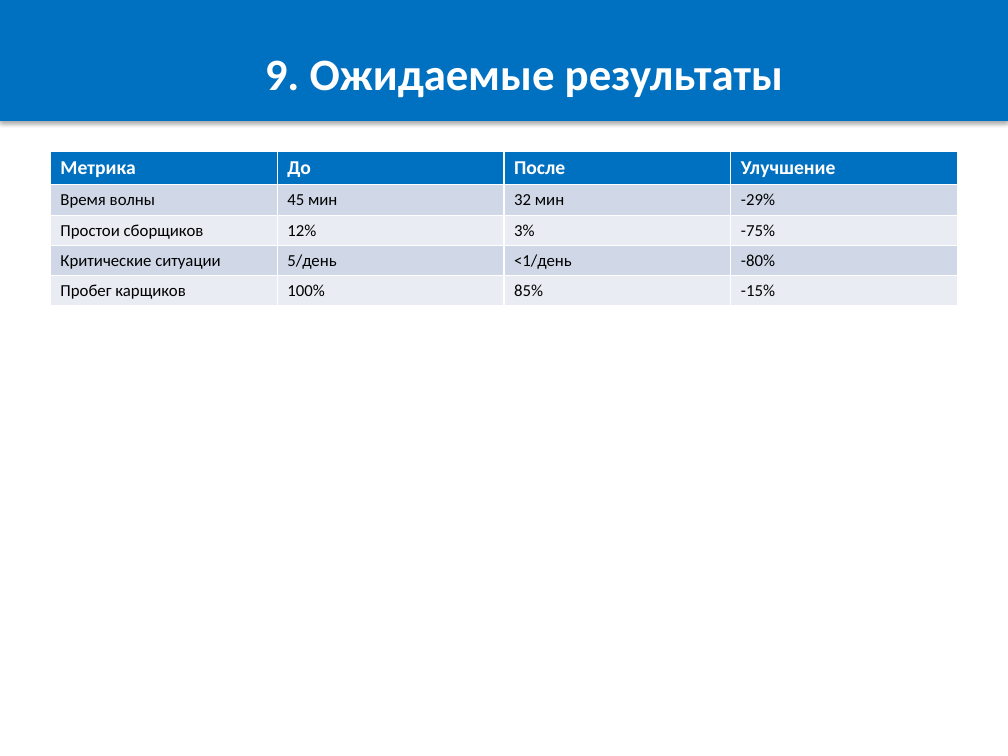
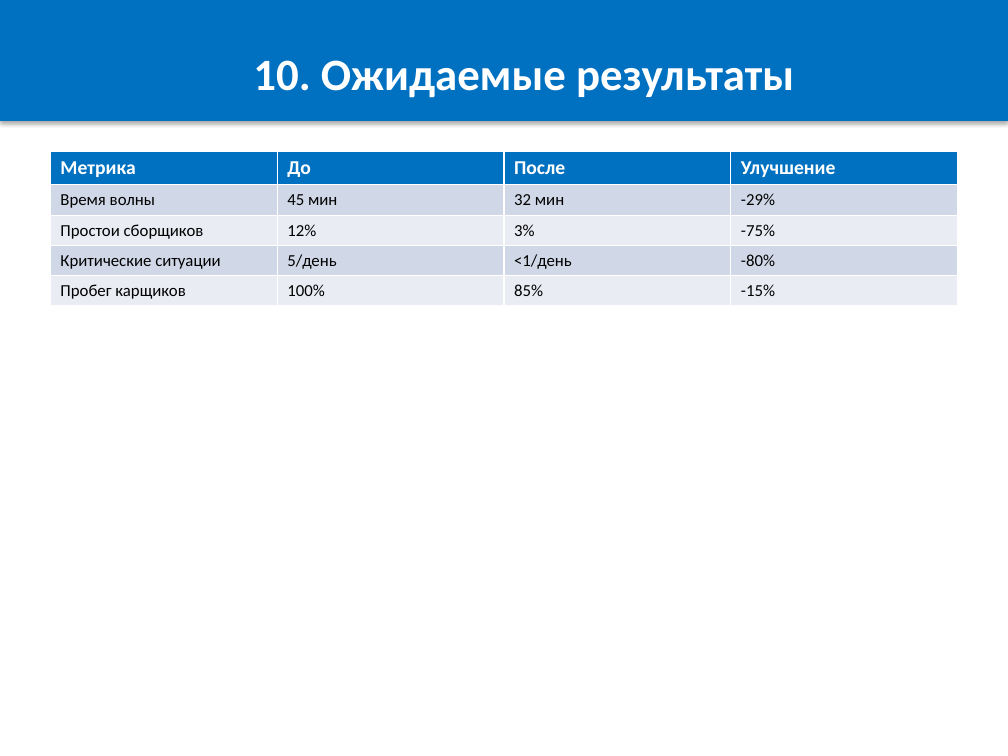
Before and after one commit to OnicaIon/WMSOpti, a slide deck: slide 11 of docs/WMS_Buffer_Optimization.pptx (slide 10 before the commit). Drawn at 1008x756 pixels with LibreOffice and Linux fonts; fonts in the diff are those of the drawing. Boxes give left, top, right and bottom in pixels: in the first picture for what was removed or moved away, otherwise in the second. Text is boxed around its words. In the diff, an @@ line names an element or a change of style, - is before the commit and + after.

```diff
--- a/docs/WMS_Buffer_Optimization.pptx
+++ b/docs/WMS_Buffer_Optimization.pptx
@@ text in rectangle at (x1=253, y1=60, x2=794, y2=98): text changed @@
-9. Ожидаемые результаты
+10. Ожидаемые результаты
```
Also in this commit, not shown: 6 other slides changed, 1 slide added, 2 other files.
